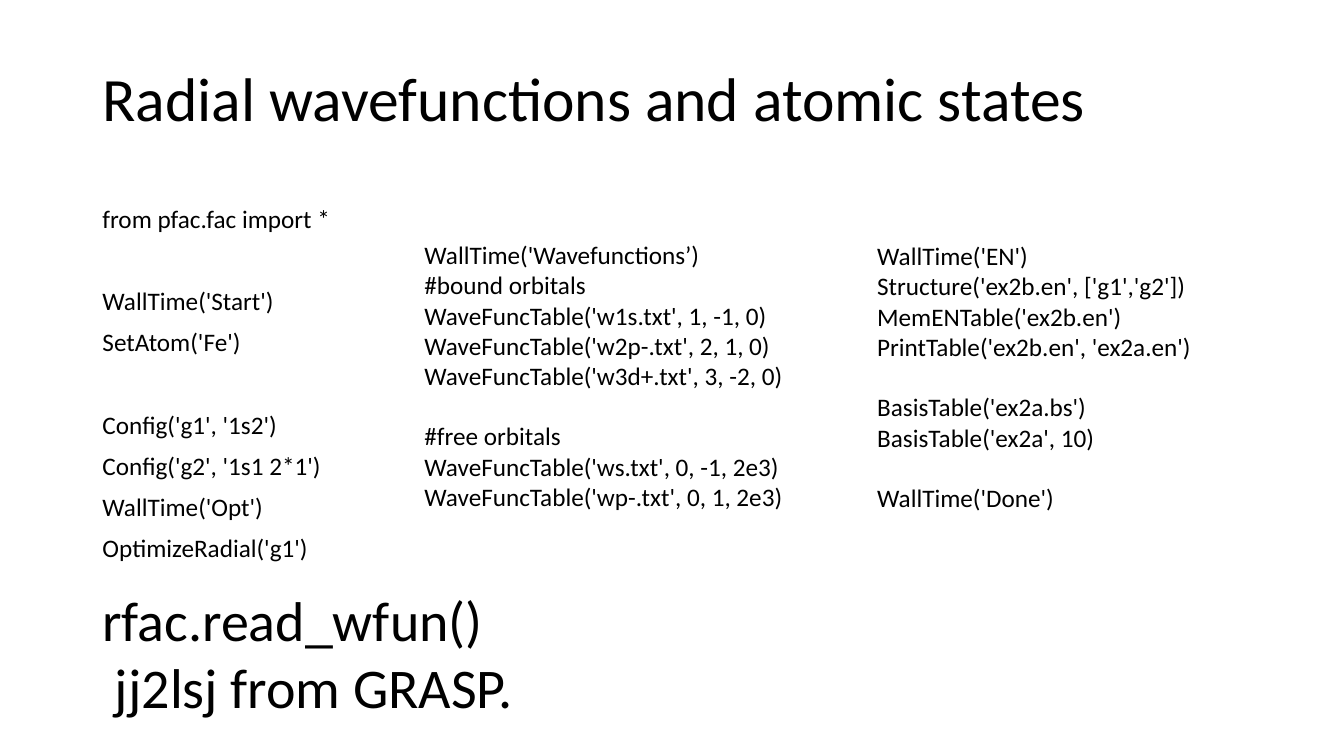
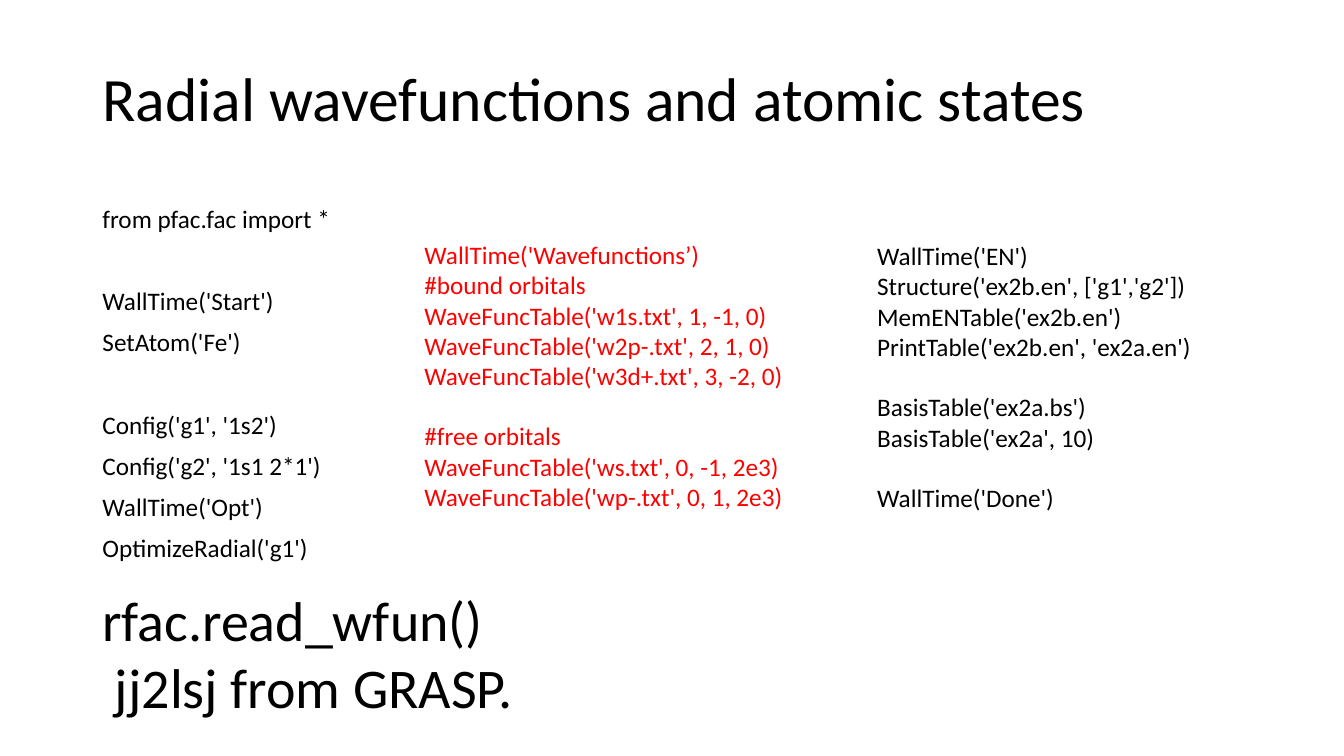
Before and after one commit to flexible-atomic-code/fac_data, a slide deck: slide 9 of apip2023/apip2023.pptx. Drawn at 1344x756 pixels with LibreOffice and Linux fonts; fonts in the diff are those of the drawing. Boxes give left, top, right and bottom in pixels: in the first picture for what was removed or moved away, otherwise in the second. Text is boxed around its words. In the diff, an @@ line names an element or a change of style, - is before the commit and + after.

```diff
--- a/apip2023/apip2023.pptx
+++ b/apip2023/apip2023.pptx
@@ text "WallTime('Wavefunctions’)" at <box>424,245,782,510</box>: text colour #000000 to #FF0000 @@
```
Also in this commit, not shown: 4 other slides changed.
